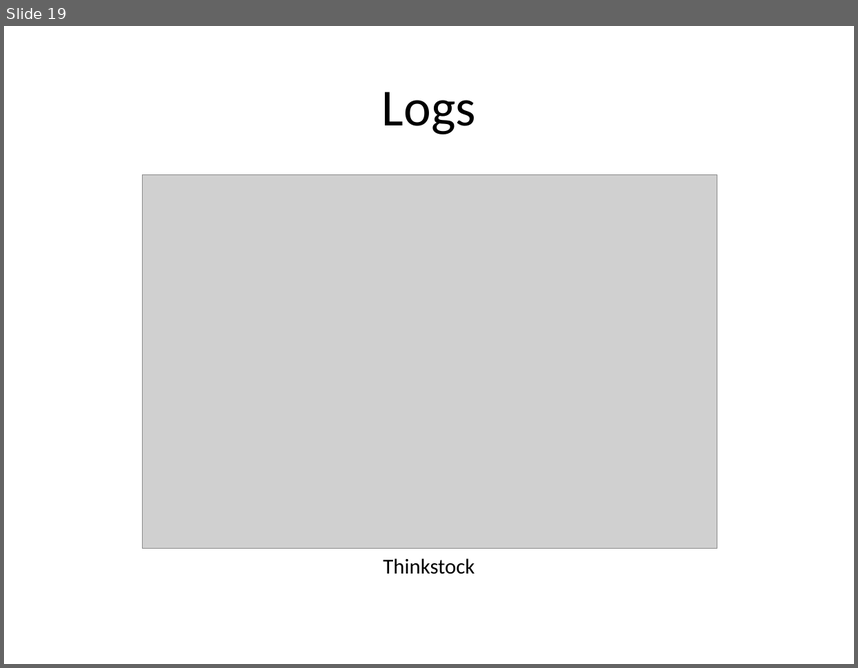
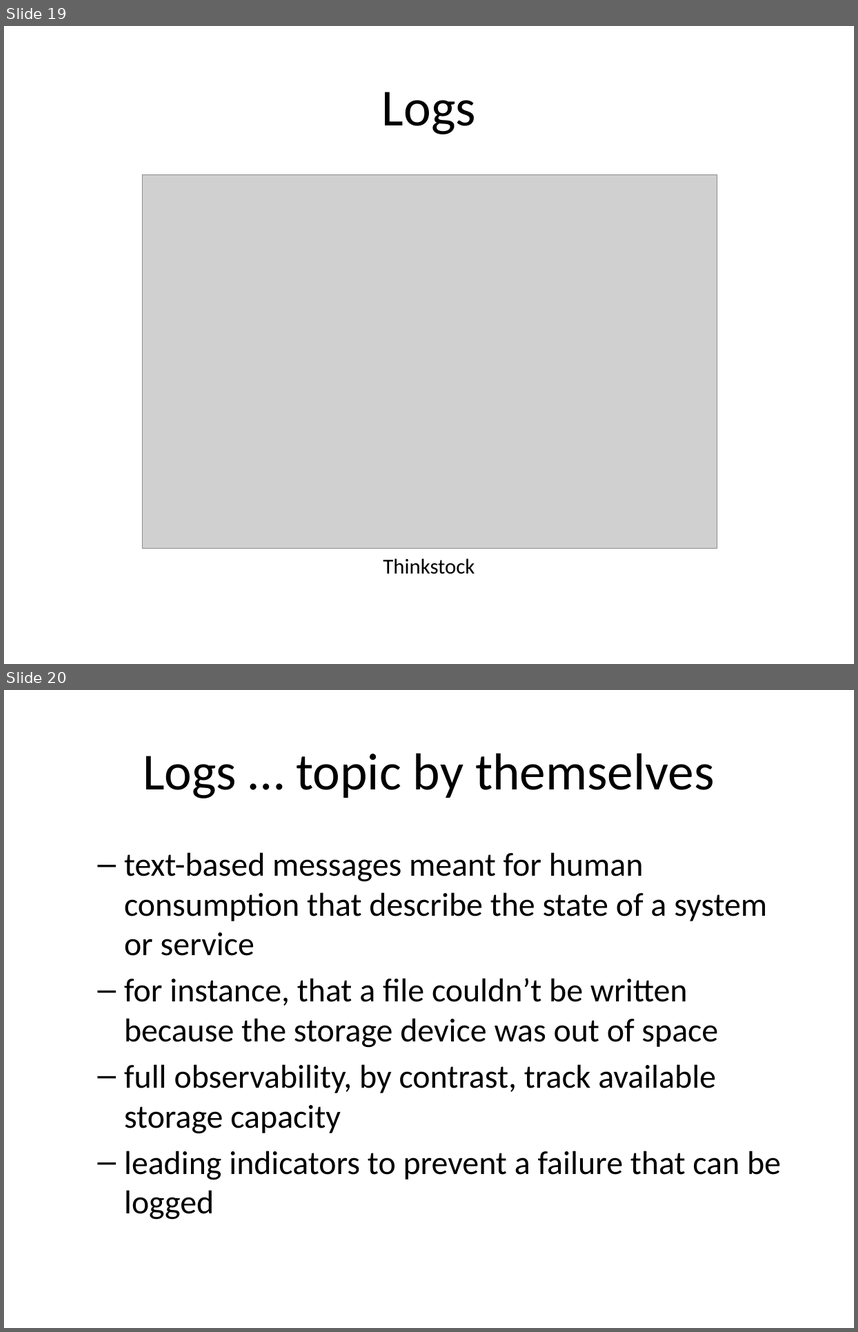
Before and after one commit to rhildred/INFO8985, a slide deck: observability/slides.pptx. Shown one above the other, each under a label of ours: slide 19 before the commit, slides 19 and 20 after it. The pictures are 858x668 and 858x1332 pixels, drawn with LibreOffice and Linux fonts; fonts in the diff are those of the drawing; grey boxes stand for pictures. Boxes give left, top, right and bottom in pixels: in the first picture for what was removed or moved away, otherwise in the second. Text is boxed around its words. In the diff, an @@ line names an element or a change of style, - is before the commit and + after.

```diff
--- a/observability/slides.pptx
+++ b/observability/slides.pptx
@@ slide 20 added at (4, 690, 854, 1328), background #FFFFFF @@
@@ title added at (143, 753, 714, 798), 44 pt, text #000000 @@
+Logs … topic by themselves
@@ text added at (124, 852, 781, 1219), 28 pt, text #000000 @@
+  – text-based messages meant for human consumption that describe the state of a system or service
+  – for instance, that a file couldn’t be written because the storage device was out of space
+  – full observability, by contrast, track available storage capacity
+  – leading indicators to prevent a failure that can be logged
```
Also in this commit, not shown: 6 other slides added, 16 other files.
